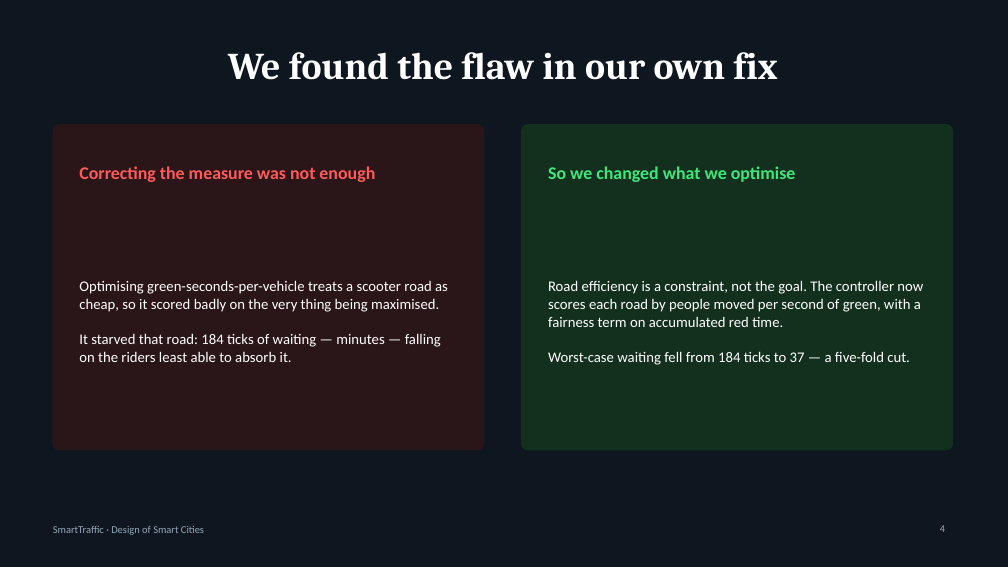
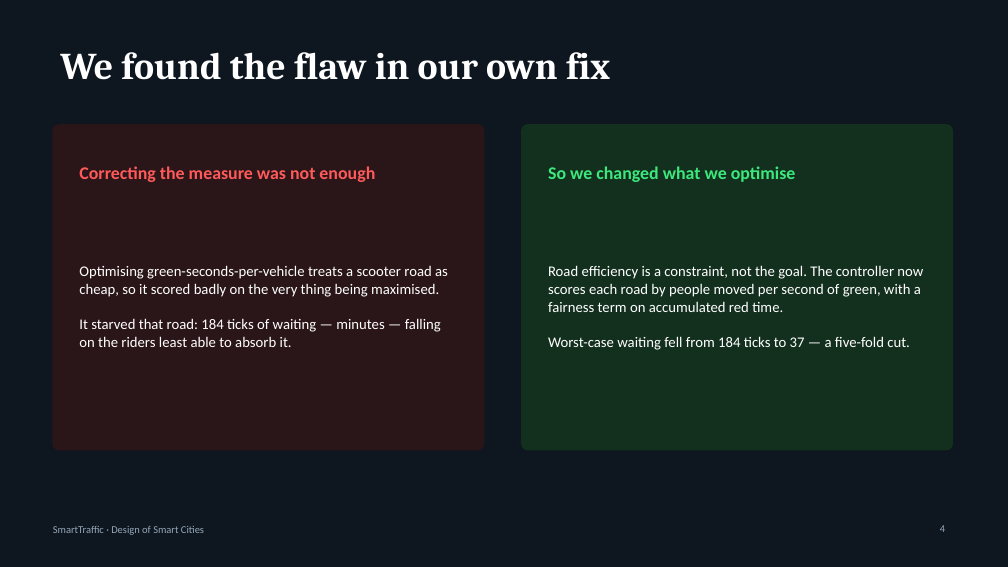
Before and after one commit to rishabcv-eng/SmartTraffic, a slide deck: slide 4 of docs/deck/SmartTraffic-5min.pptx. Drawn at 1008x567 pixels with LibreOffice and Linux fonts; fonts in the diff are those of the drawing. Boxes give left, top, right and bottom in pixels: in the first picture for what was removed or moved away, otherwise in the second. Text is boxed around its words. In the diff, an @@ line names an element or a change of style, - is before the commit and + after.

```diff
--- a/docs/deck/SmartTraffic-5min.pptx
+++ b/docs/deck/SmartTraffic-5min.pptx
@@ title "We found the flaw in ..." at (60, 52, 610, 80): alignment centre to left @@
@@ text "Optimising green-seconds-per-vehicle treats a scooter ...": place and size @@
-text "Optimising green-seconds-per-vehicle treats a scooter ..." at (79, 280, 448, 362)
+text "Optimising green-seconds-per-vehicle treats a scooter ..." at (79, 265, 448, 347)
@@ text "Road efficiency is a constraint, ...": place and size @@
-text "Road efficiency is a constraint, ..." at (548, 280, 923, 365)
+text "Road efficiency is a constraint, ..." at (548, 265, 923, 350)
```
Also in this commit, not shown: 6 other slides changed, 5 other files.
